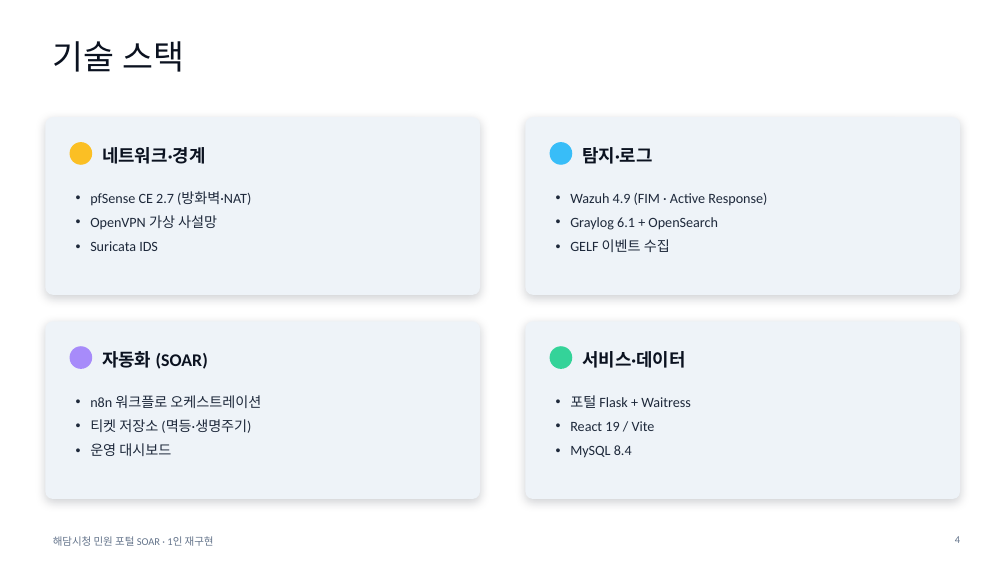
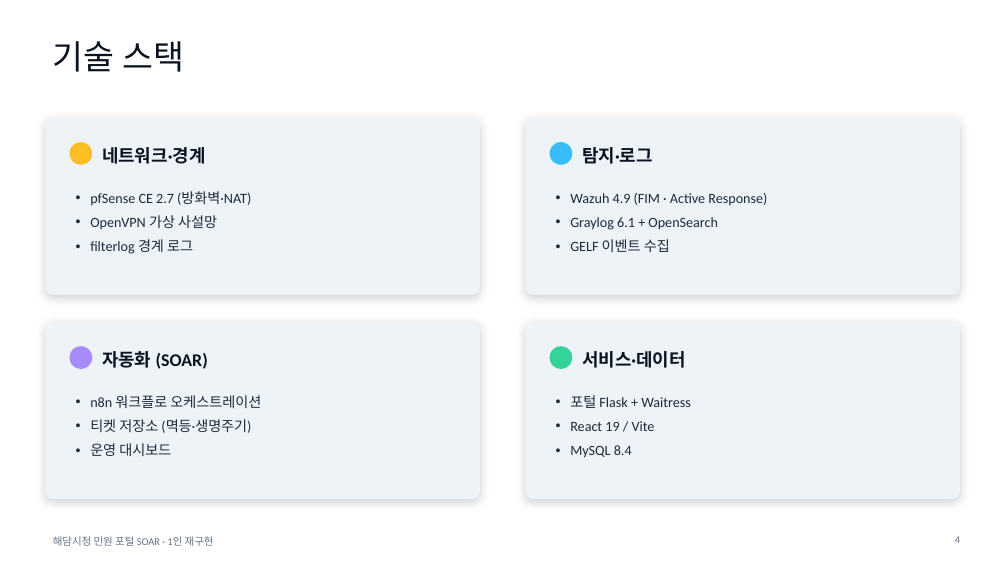
Before and after one commit to shk12170-dev/haedam-soar-portfolio, a slide deck: slide 4 of docs/portfolio/haedam-soar-portfolio.pptx. Drawn at 1008x567 pixels with LibreOffice and Linux fonts; fonts in the diff are those of the drawing. Boxes give left, top, right and bottom in pixels: in the first picture for what was removed or moved away, otherwise in the second. Text is boxed around its words. In the diff, an @@ line names an element or a change of style, - is before the commit and + after.

```diff
--- a/docs/portfolio/haedam-soar-portfolio.pptx
+++ b/docs/portfolio/haedam-soar-portfolio.pptx
@@ text at [90,239,193,254]: text changed @@
-• Suricata IDS
+• filterlog 경계 로그
```
Also in this commit, not shown: 7 other slides changed, 6 other files.
